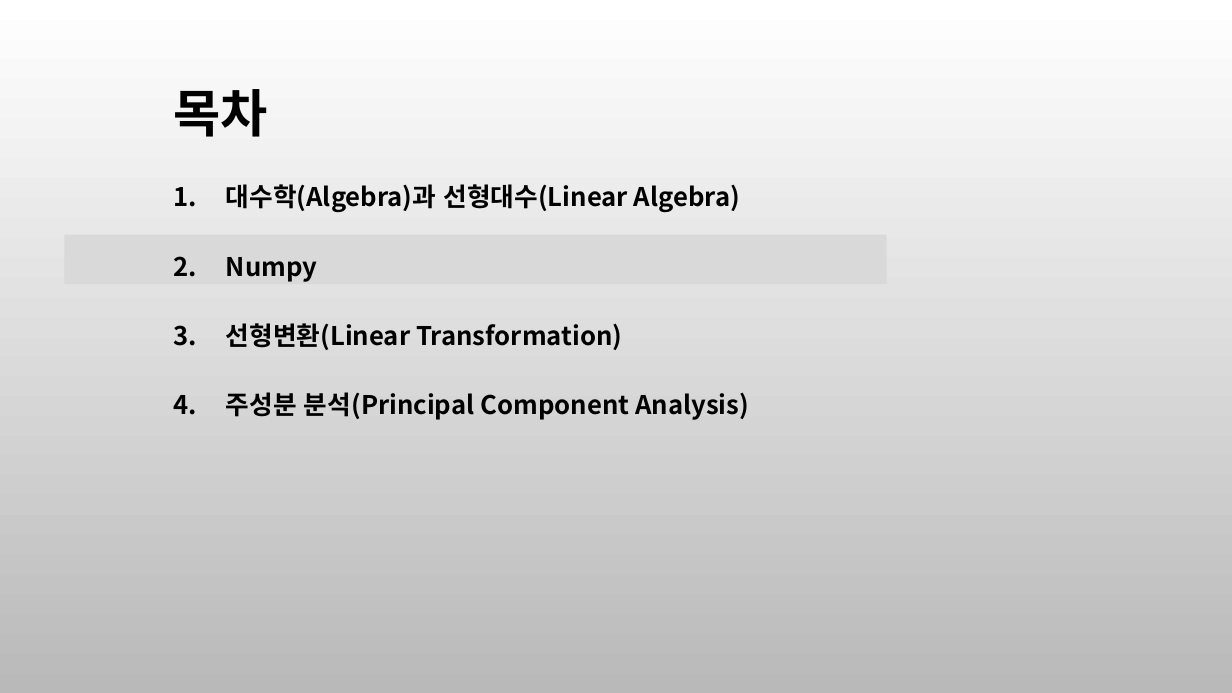
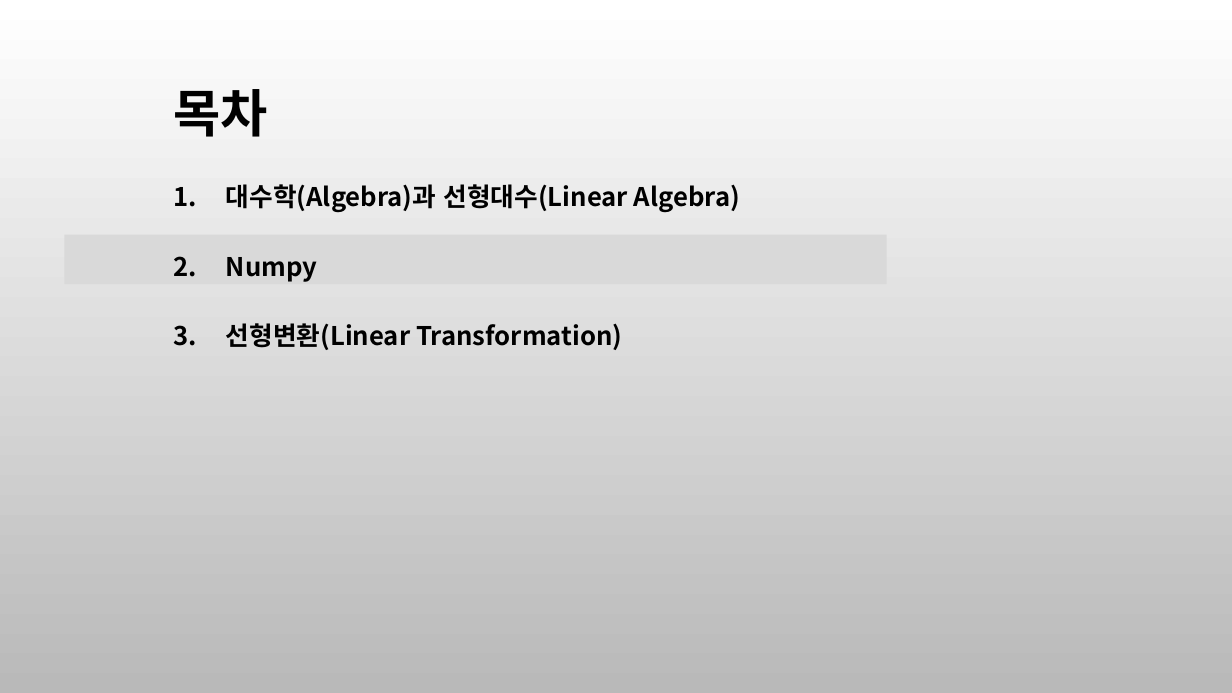
Before and after one commit to ancestor9/mathematics-for-machine-learning, a slide deck: slide 8 of 6_Matrix_vectors.pptx. Drawn at 1232x693 pixels with LibreOffice and Linux fonts; fonts in the diff are those of the drawing; background and template pictures are left out. Boxes give left, top, right and bottom in pixels: in the first picture for what was removed or moved away, otherwise in the second. Text is boxed around its words. In the diff, an @@ line names an element or a change of style, - is before the commit and + after.

```diff
--- a/6_Matrix_vectors.pptx
+++ b/6_Matrix_vectors.pptx
@@ text at (226, 392, 749, 420): paragraph removed @@
-4. 주성분 분석(Principal Component Analysis)
```
Also in this commit, not shown: 3 other slides changed.
